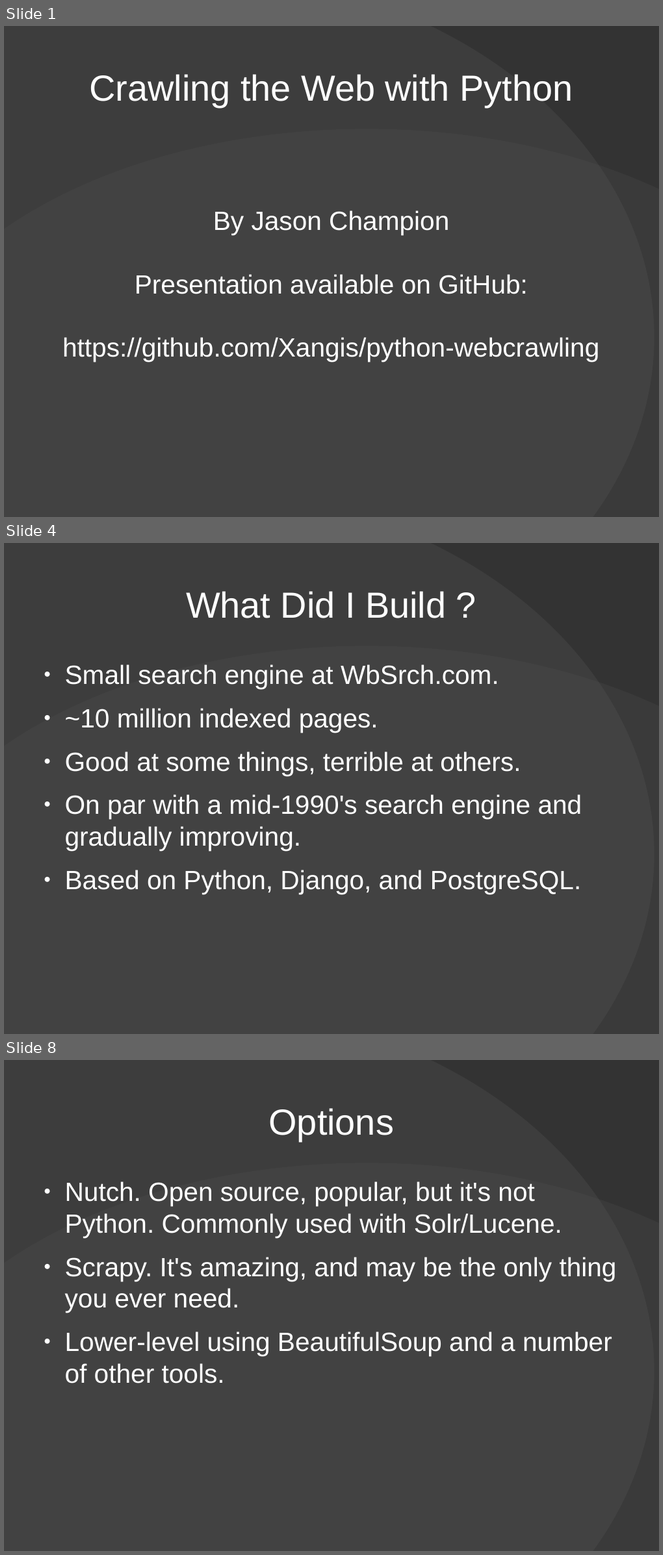
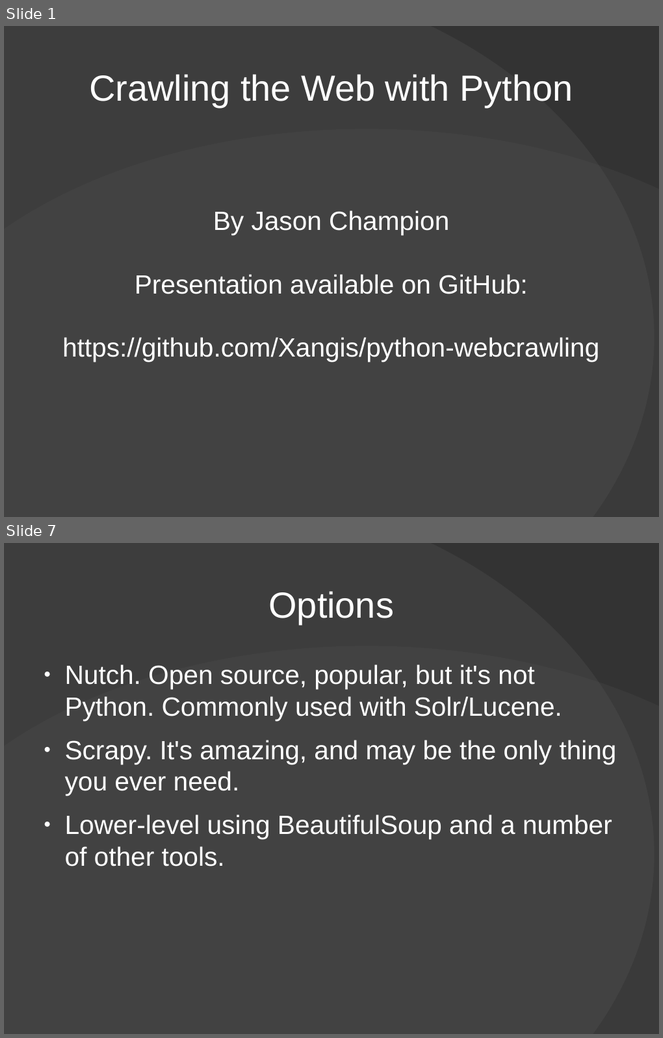
Before and after one commit to Xangis/python-webcrawling, a slide deck: PythonWebCrawlingPresentation.odp. Shown one above the other, each under a label of ours: slides 1, 4 and 8 before the commit, slides 1 and 7 after it; the slides between them are not shown. The pictures are 663x1555 and 663x1038 pixels, drawn with LibreOffice and Linux fonts; fonts in the diff are those of the drawing; background and template pictures are left out. Boxes give left, top, right and bottom in pixels: in the first picture for what was removed or moved away, otherwise in the second. Text is boxed around its words. In the diff, an @@ line names an element or a change of style, - is before the commit and + after.

```diff
--- a/PythonWebCrawlingPresentation.odp
+++ b/PythonWebCrawlingPresentation.odp
@@ slide 4 removed at bbox=[4, 543, 659, 1034], background #333333; not listed: 2 template elements that a slide beside it also shows @@
@@ title removed at bbox=[186, 591, 446, 618] @@
-What Did I Build ?
@@ text removed at bbox=[65, 665, 582, 895] @@
-● Small search engine at WbSrch.com.
-● ~10 million indexed pages.
-● Good at some things, terrible at others.
-● On par with a mid-1990's search engine and gradually improving.
-● Based on Python, Django, and PostgreSQL.
@@ what was slide 8 is now slide 7 @@
```
Also in this commit, not shown: 17 slides changed, 1 slide added, 3 other slides removed, 1 other file.
